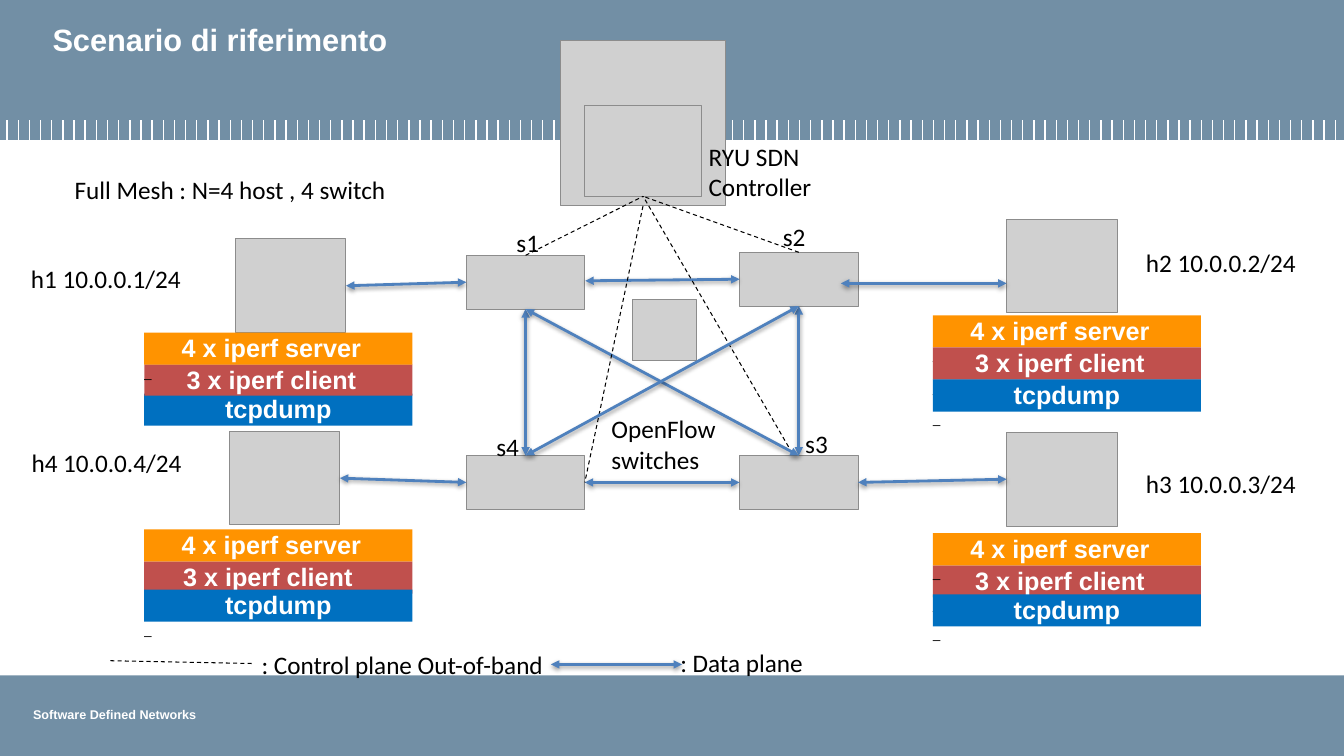
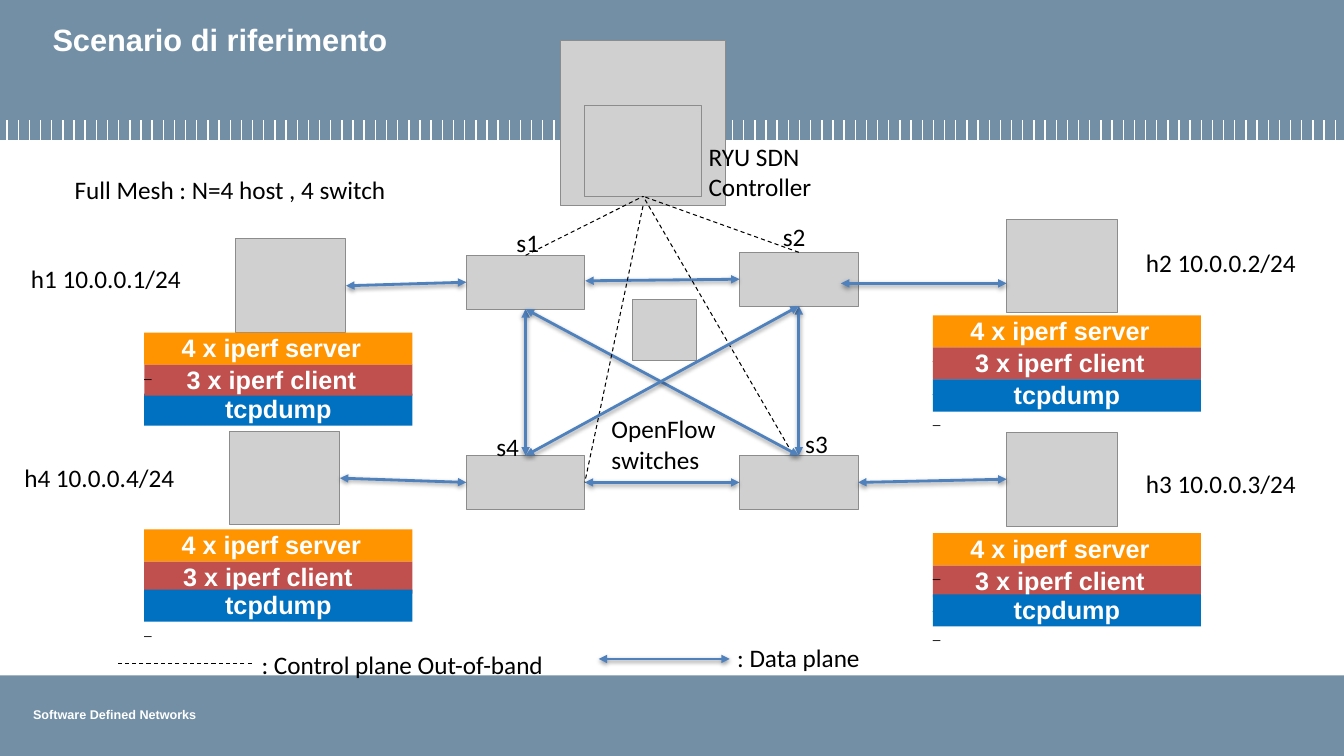
Before and after one commit to pierluigigrossi/progetto-SDN, a slide deck: slide 5 of intermedia8.pptx. Drawn at 1344x756 pixels with LibreOffice and Linux fonts; fonts in the diff are those of the drawing; grey boxes stand for pictures; background and template pictures are left out. Boxes give left, top, right and bottom in pixels: in the first picture for what was removed or moved away, otherwise in the second. Text is boxed around its words. In the diff, an @@ line names an element or a change of style, - is before the commit and + after.

```diff
--- a/intermedia8.pptx
+++ b/intermedia8.pptx
@@ text "h4 10.0.0.4/24": place and size @@
-text "h4 10.0.0.4/24" at bbox=[32, 454, 181, 473]
+text "h4 10.0.0.4/24" at bbox=[24, 469, 174, 488]
@@ double arrow moved from (683, 664) - (552, 664) to (730, 659) - (599, 659) @@
@@ text ": Data plane": place and size @@
-text ": Data plane" at bbox=[693, 654, 803, 678]
+text ": Data plane" at bbox=[750, 649, 860, 671]
@@ line moved from (252, 663) - (109, 660) to (252, 663) - (116, 663) @@
```
Also in this commit, not shown: 1 other slide changed, 1 slide added, 1 slide removed, 10 other files.
